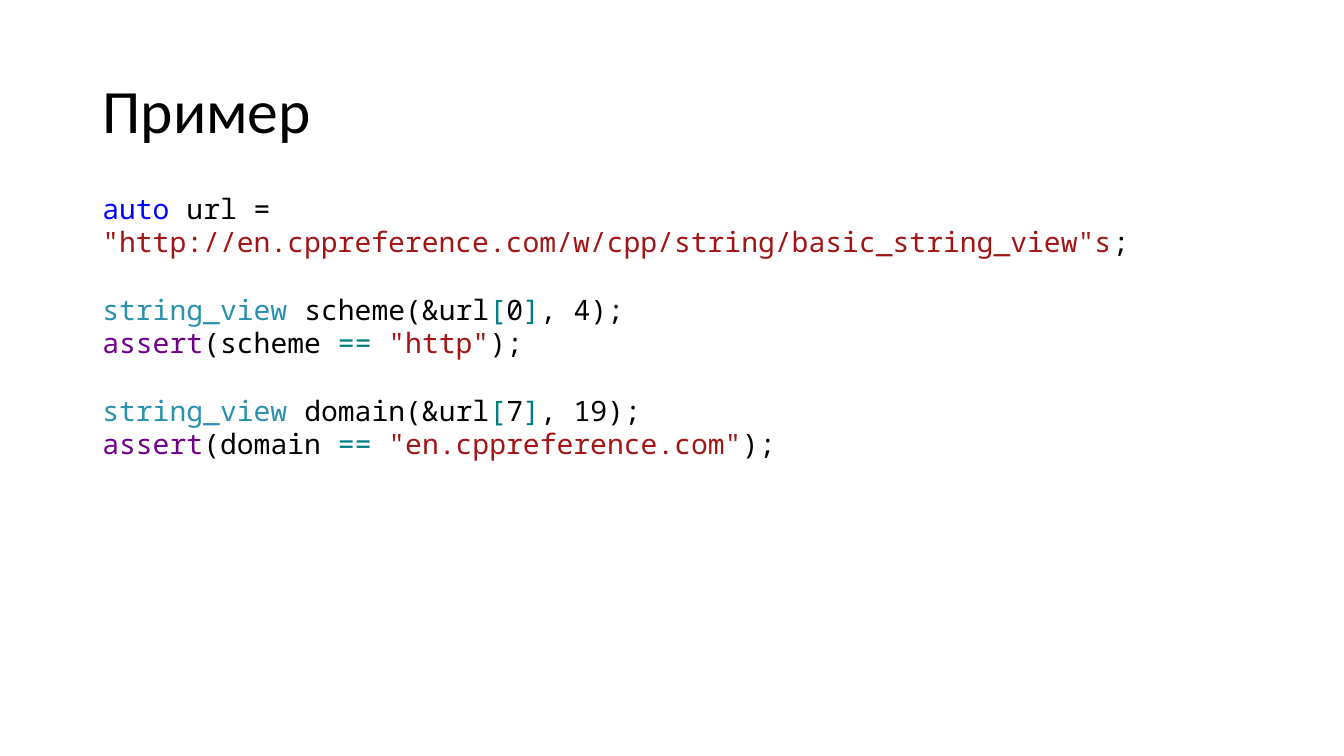
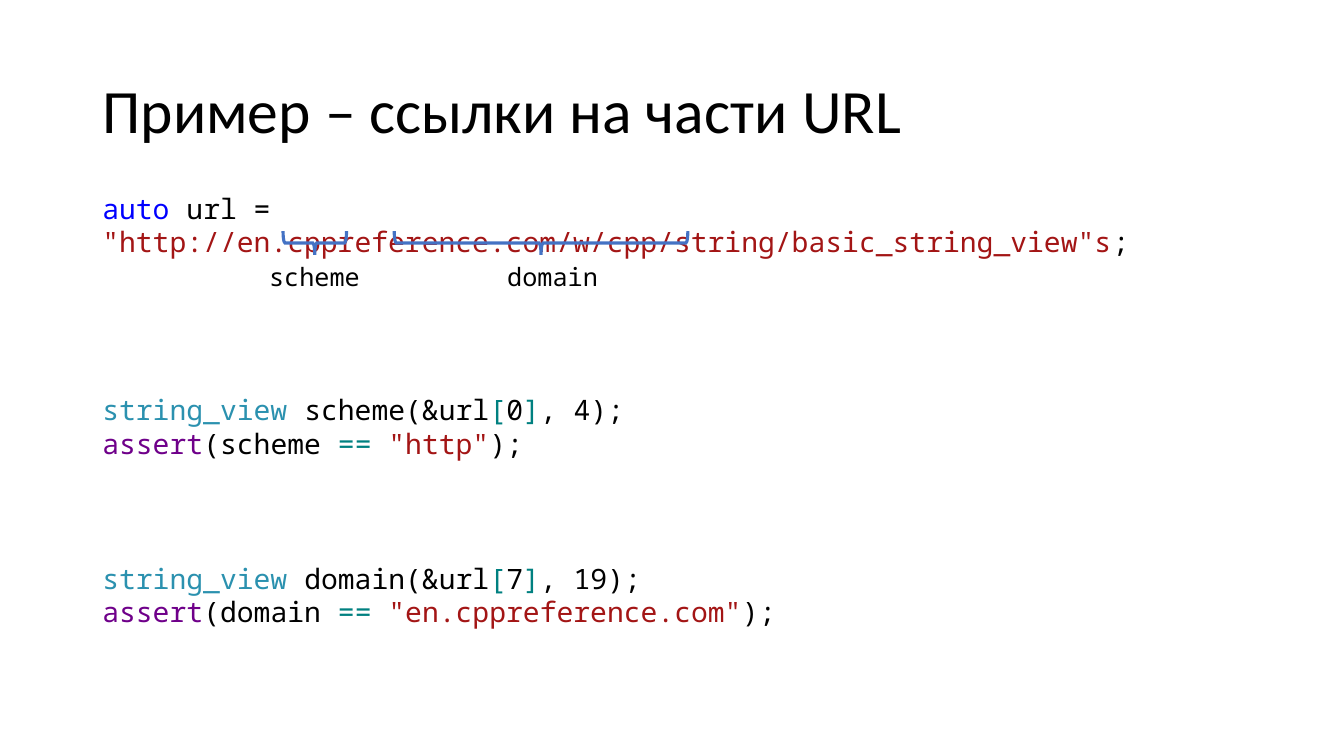
Before and after one commit to alexey-malov/oop, a slide deck: slide 19 of lectures/01/Стандартная библиотека.pptx. Drawn at 1344x756 pixels with LibreOffice and Linux fonts; fonts in the diff are those of the drawing. Boxes give left, top, right and bottom in pixels: in the first picture for what was removed or moved away, otherwise in the second. Text is boxed around its words. In the diff, an @@ line names an element or a change of style, - is before the commit and + after.

Commit message:
Обновил раздел про string_view

```diff
--- a/lectures/01/Стандартная библиотека.pptx
+++ b/lectures/01/Стандартная библиотека.pptx
@@ title at box(102, 93, 901, 143): text changed @@
-Пример
+Пример – ссылки на части URL
@@ text "auto url = "http://en.cppreference.com/w/cpp/string/basic_st ..." rewrapped from box(102, 197, 1129, 461) to box(102, 197, 1129, 629) @@
@@ right brace added at box(283, 231, 346, 256), outline #4472C4 2.25 pt @@
@@ right brace added at box(395, 230, 688, 255), outline #4472C4 2.25 pt @@
@@ text added at box(269, 267, 360, 287), 18 pt, text #000000 @@
+scheme
@@ text added at box(507, 267, 598, 287), 18 pt, text #000000 @@
+domain
```
Also in this commit, not shown: 1 other slide changed.
